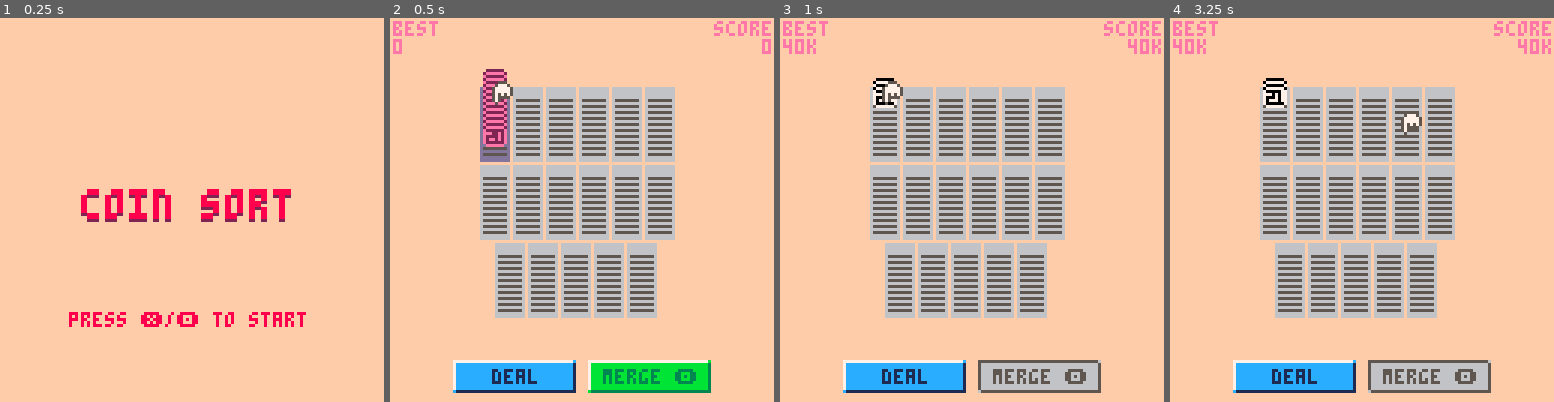
Above: before the commit, frames 1-4 (left to right).
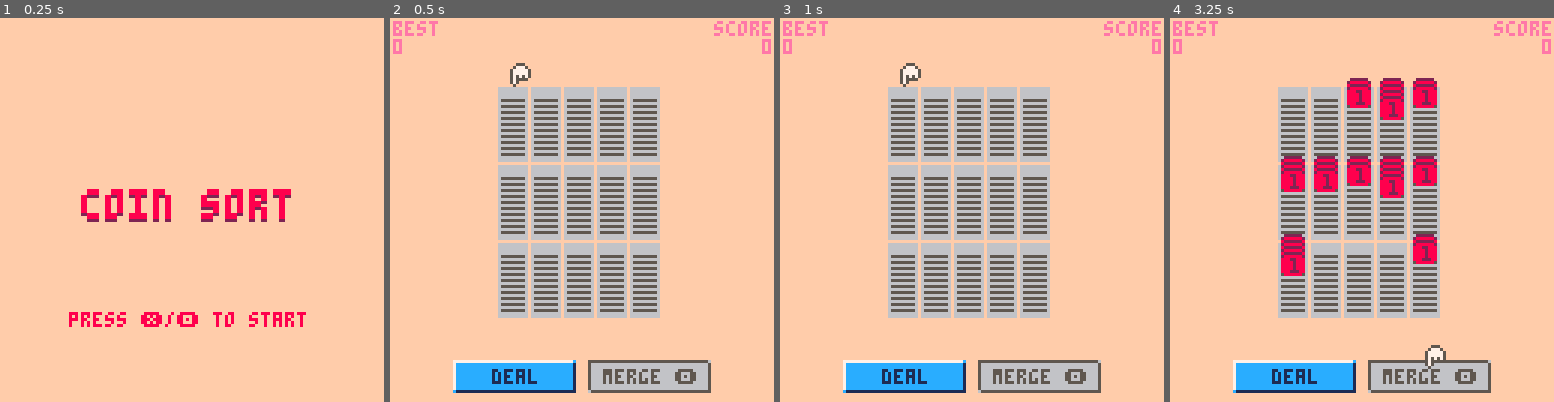
Above: after the commit, the same moments.

Repository: jakesearle/coin-sort
Game: PICO-8 cartridge cart.p8
The game is run twice, just before and just after one commit, with the same random seed, the same clock (stepped at 60 frames per second) and the same inputs.
Inputs:
- Up to frame 1 (0.25 s): no input
- Up to frame 2 (0.5 s): tap X (X key) at 0.33 s
- Up to frame 3 (1 s): tap O (Z key) at 0.7 s
- Up to frame 4 (3.25 s): tap X (X key) at 1.07, 1.85, 2.97 s; hold Right 1.6-2.1 s; tap O (Z key) every 0.4 s from 1.7 to 2.9 s; hold Up 2.15-2.42 s; hold Right 2.47-3.03 s; hold Left from 3.08 s (still down)

Frame 1 is identical in both runs. In frame 2, 14% of the frame differs, in the area x 23-84%, y 11-98%; in frame 3, 12%; in frame 4, 16%, in the area x 0-100%, y 5-92%.

Commit message:
Build version

Diff:
--- a/src/config.lua
+++ b/src/config.lua
@@ -3,8 +3,6 @@
 screenheight = 127
 
 level1 = {
-    { 20, 20, 20, 20, 20, 20, 20, 20, 20, 20 },
-    {},
     {},
     {},
     {},
--- a/src/game.lua
+++ b/src/game.lua
@@ -51,7 +51,6 @@
     end
 
     function game:start_gameover()
-        -- printh("here")
         self.state = GAME_STATE.game_over
         local f1 = function() self:start_menu() end
         local f2 = function() self:start_restart() end
